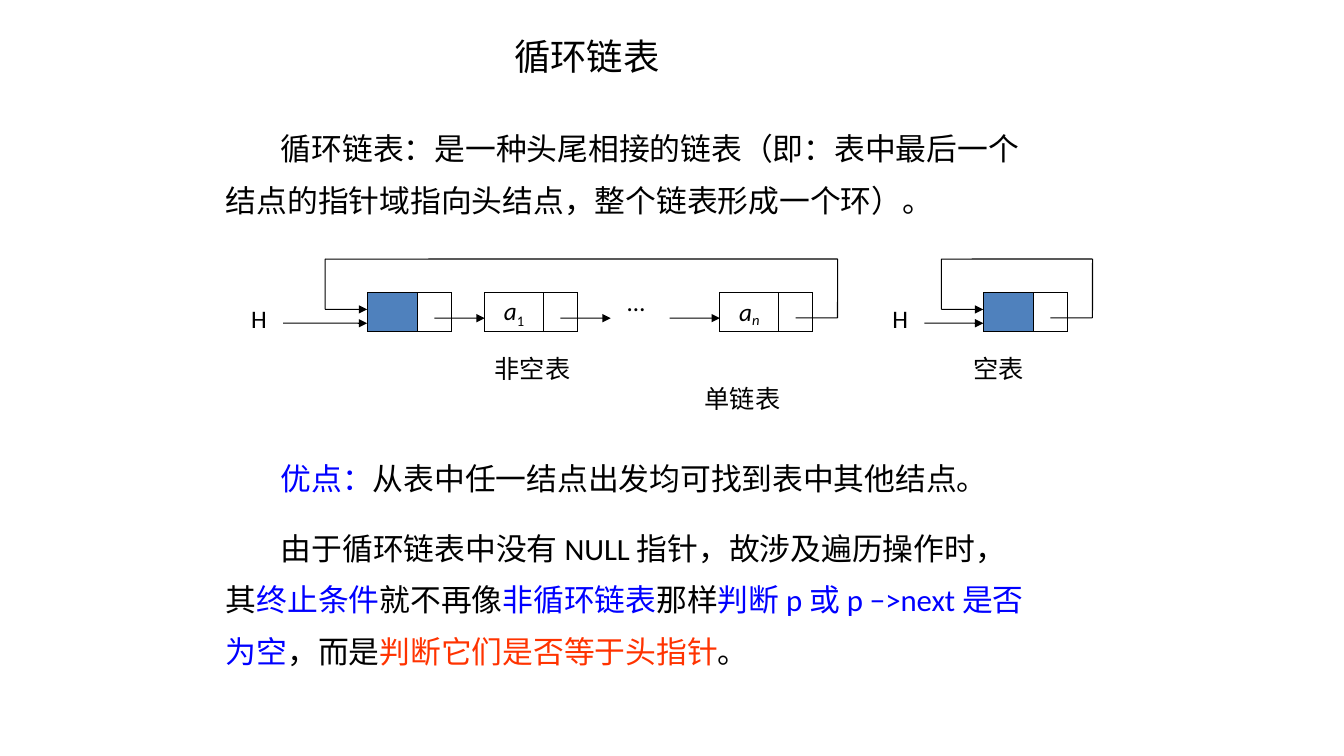
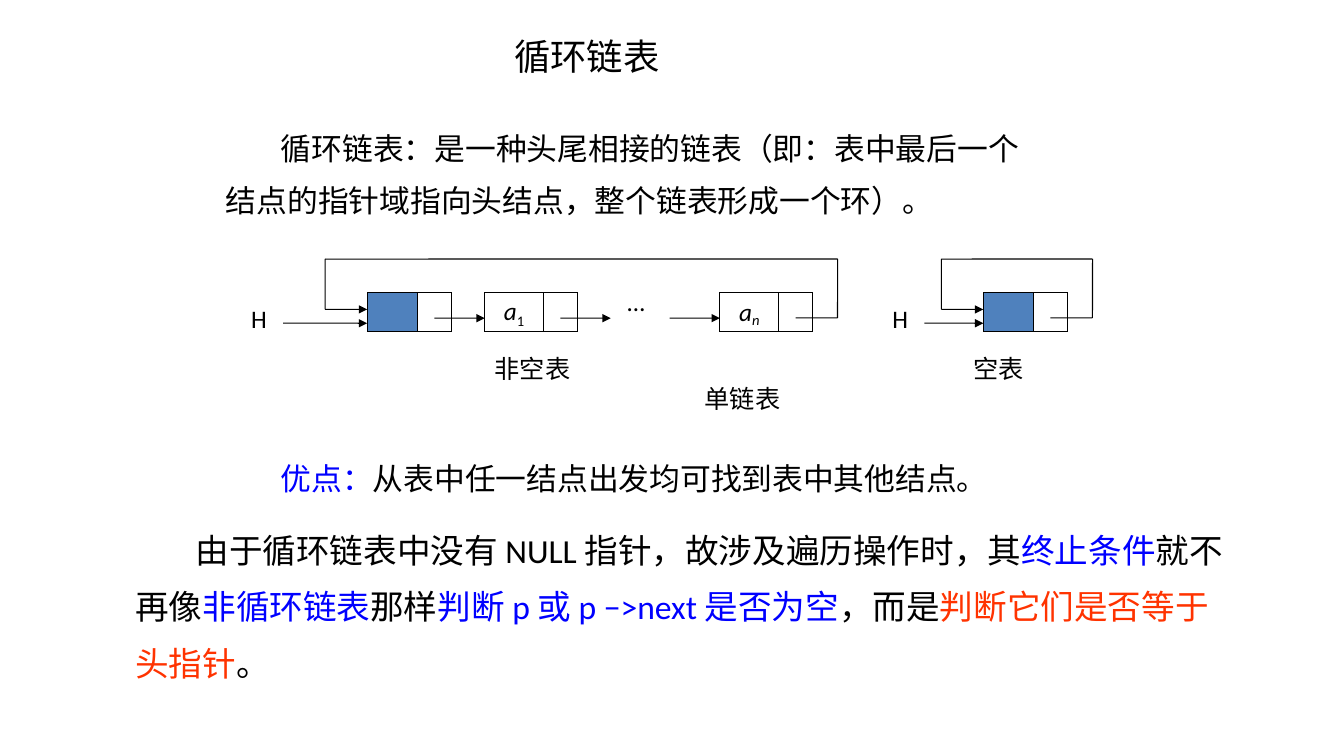
Before and after one commit to Gempittance/Data_Structur_Build, a slide deck: slide 55 of 数据结构PPT/ds2.pptx. Drawn at 1344x756 pixels with LibreOffice and Linux fonts; fonts in the diff are those of the drawing. Boxes give left, top, right and bottom in pixels: in the first picture for what was removed or moved away, otherwise in the second. Text is boxed around its words. In the diff, an @@ line names an element or a change of style, - is before the commit and + after.

```diff
--- a/数据结构PPT/ds2.pptx
+++ b/数据结构PPT/ds2.pptx
@@ text at (135, 534, 1222, 679): text changed; size 22 to 24 pt @@
-由于循环链表中没有 NULL 指针，故涉及遍历操作时，
-其终止条件就不再像非循环链表那样判断 p 或 p −>next 是否
-为空，而是判断它们是否等于头指针。
+由于循环链表中没有 NULL 指针，故涉及遍历操作时，其终止条件就不再像非循环链表那样判断 p 或 p −>next 是否为空，而是判断它们是否等于头指针。
```
Also in this commit, not shown: 3 other slides changed.
